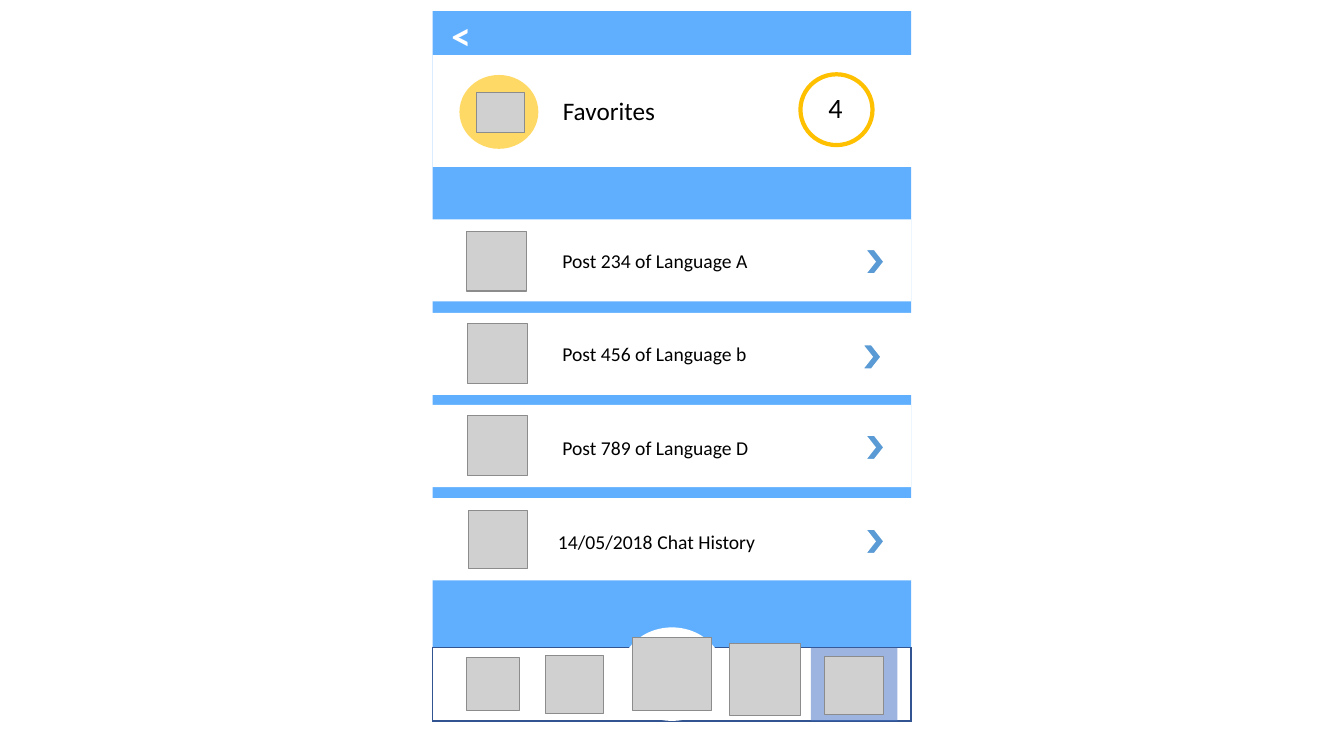
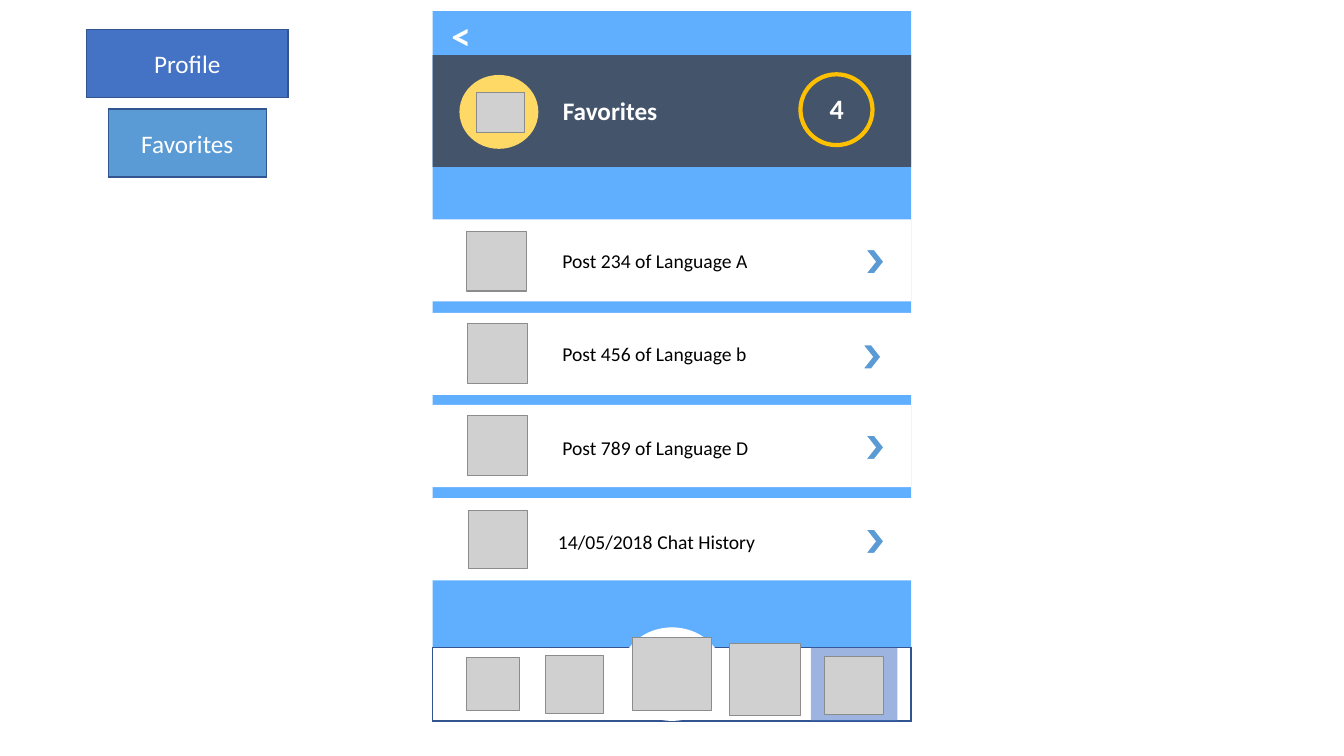
Before and after one commit to liumcse/GuageLand, a slide deck: slide 11 of src/common/prototype/design_fossasia.pptx (slide 9 before the commit). Drawn at 1344x756 pixels with LibreOffice and Linux fonts; fonts in the diff are those of the drawing; grey boxes stand for pictures. Boxes give left, top, right and bottom in pixels: in the first picture for what was removed or moved away, otherwise in the second. Text is boxed around its words. In the diff, an @@ line names an element or a change of style, - is before the commit and + after.

```diff
--- a/src/common/prototype/design_fossasia.pptx
+++ b/src/common/prototype/design_fossasia.pptx
@@ rectangle added at box(87, 29, 288, 98), fill #4472C4, outline #325491 1 pt, 18 pt, text #FFFFFF @@
+Profile
@@ rectangle: place and size @@
-rectangle at box(433, 55, 918, 167)
+rectangle at box(433, 55, 911, 167)
@@ rectangle at box(433, 55, 911, 167): fill #FFFFFF to #44546A @@
@@ text "4" at box(830, 101, 844, 119): text colour #000000 to #FFFFFF, bold on @@
@@ rectangle added at box(108, 109, 266, 177), fill #5B9BD5, outline #325491 1 pt, 18 pt, text #FFFFFF @@
+Favorites
@@ text "Favorites" at box(563, 102, 657, 120): text colour #000000 to #FFFFFF, bold on @@
```
Also in this commit, not shown: 7 other slides changed, 3 slides added, 1 slide removed, 3 other files.
